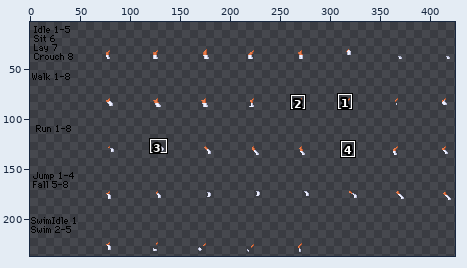
One commit to this sprite sheet: humanoid/wr/flareon/legs/forelegBack.png. Above: a wide view before the commit, with the close-up outlined.
Close-up. Before the commit:
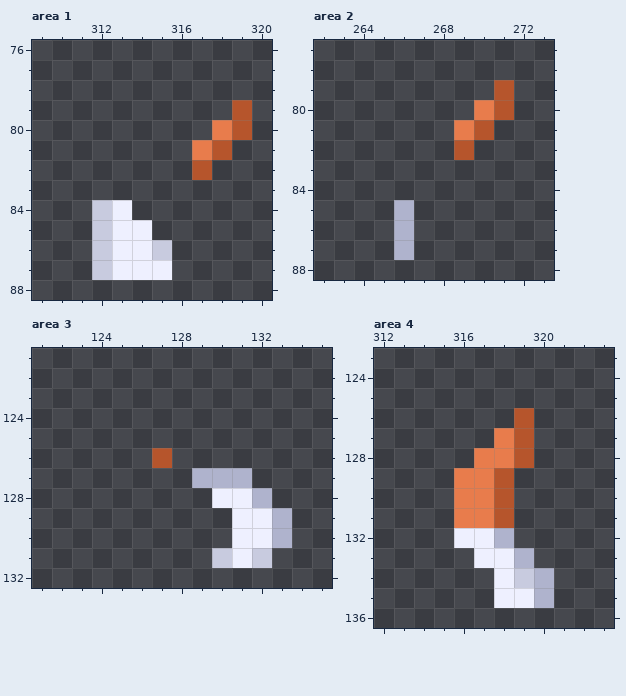
The file is 432x240 pixels. Shown: area 1: x 309..320, y 76..88; area 2: x 262..273, y 77..88; area 3: x 121..135, y 121..132; area 4: x 312..323, y 123..136. The wide view leaves out empty margins. The commit also changed other parts of the picture, which this record leaves out.
And afterwards:
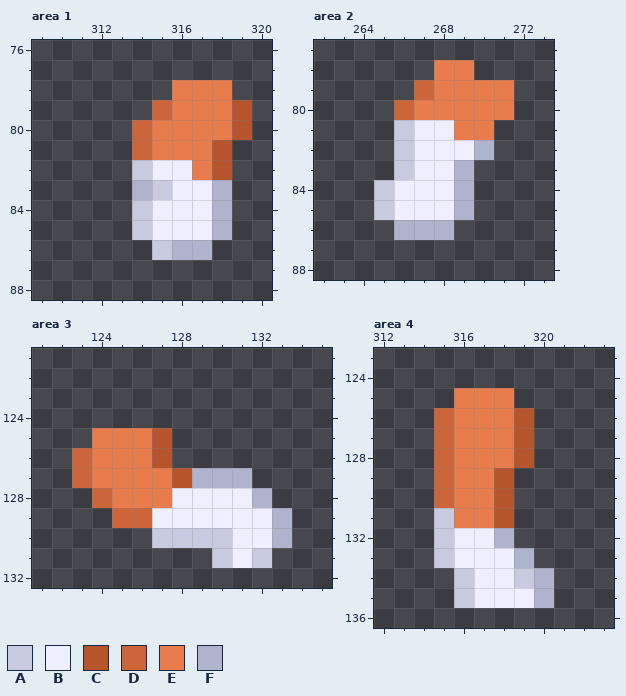
Palette (. is transparent): A #c8cbdf  B #eef0ff  C #b6552c  D #cc663a  E #e87c4c  F #afb3cd
Diff:
Area 1:
Colour A is added in row 82 at x 314; in row 83 at x 315; in row 84 at x 314.
Colour A replaces colour B in row 85 at x 314.
Colour B is added in row 82 at x 315 to 316; in row 83 at x 316 to 317; in rows 84 to 85 at x 315 to 317.
Colour C is added in row 82 at x 318.
Colour D is added in row 79 at x 315; in rows 80 to 81 at x 314.
Colour E is added in rows 78 to 79 at x 316 to 318; in row 80 at x 315 to 317; in row 81 at x 315 to 316.
Colour E replaces colour C in row 82 at x 317.
Colour F is added in row 83 at x 314 and 318; in rows 84 to 85 at x 318; in row 86 at x 316 to 317.
The author cleared colour A in rows 84 to 87 at x 312.
The author cleared colour B in rows 84 to 85 at x 313; in row 86 at x 313 to 314; in row 87 at x 313 to 315.
Area 2:
Colour A is added in rows 81 to 83 at x 266; in rows 84 to 85 at x 265.
Colour B is added in rows 81 to 83 at x 267 to 268; in row 84 at x 266 to 268; in row 85 at x 267 to 268.
Colour B replaces colour C in row 82 at x 269.
Colour B replaces colour F in row 85 at x 266.
Colour D is added in row 79 at x 267; in row 80 at x 266.
Colour E is added in row 78 at x 268 to 269; in row 79 at x 268 to 270; in row 80 at x 267 to 269.
Colour E replaces colour C in rows 79 to 80 at x 271; in row 81 at x 270.
Colour F is added in row 82 at x 270; in rows 83 to 85 at x 269; in row 86 at x 267 to 268.
The author cleared colour F in row 87 at x 266.
Area 3:
Colour A is added in row 130 at x 127 to 130.
Colour B is added in row 128 at x 128 to 129; in row 129 at x 127 to 130.
Colour C is added in row 125 at x 127; in row 127 at x 128.
Colour D is added in rows 126 to 127 at x 123; in row 128 at x 124; in row 129 at x 125 to 126.
Colour E is added in rows 125 to 126 at x 124 to 126; in row 127 at x 124 to 127; in row 128 at x 125 to 127.
Area 4:
Colour A is added in rows 131 to 133 at x 315; in rows 134 to 135 at x 316.
Colour B is added in row 133 at x 316; in rows 134 to 135 at x 317.
Colour D is added in rows 126 to 130 at x 315.
Colour E is added in rows 125 to 126 at x 316 to 318; in row 127 at x 316 to 317; in row 128 at x 316.
Changed places in both close-ups, as pixel boxes (x1, y1, x2, y2):
changed: (92, 80, 232, 280)
changed: (374, 60, 514, 260)
added: (72, 428, 232, 548)
added: (434, 388, 514, 608)
